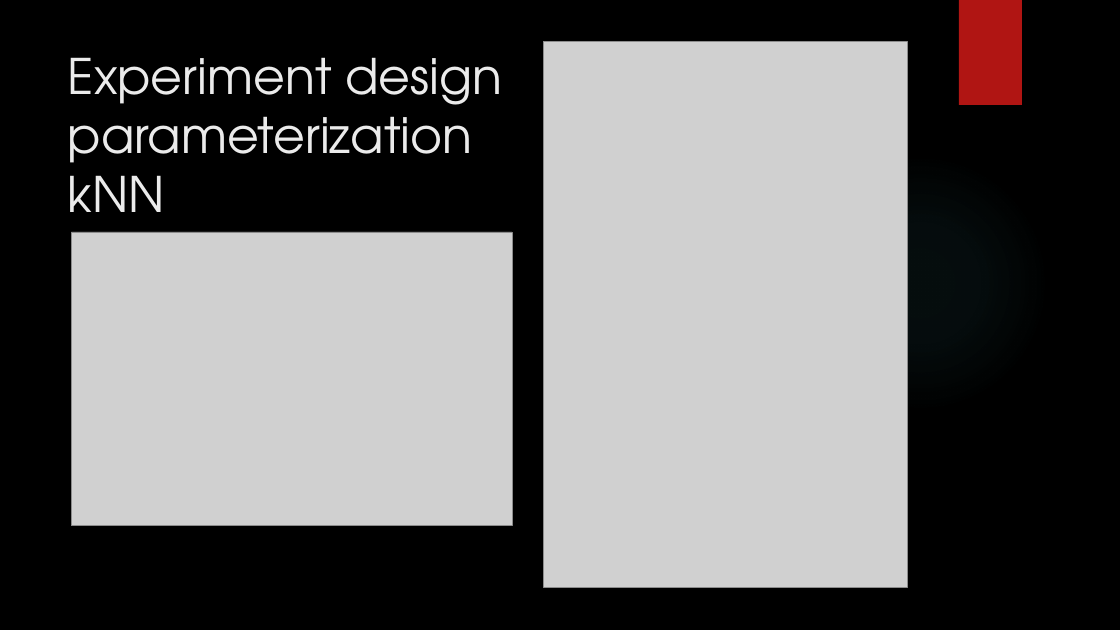
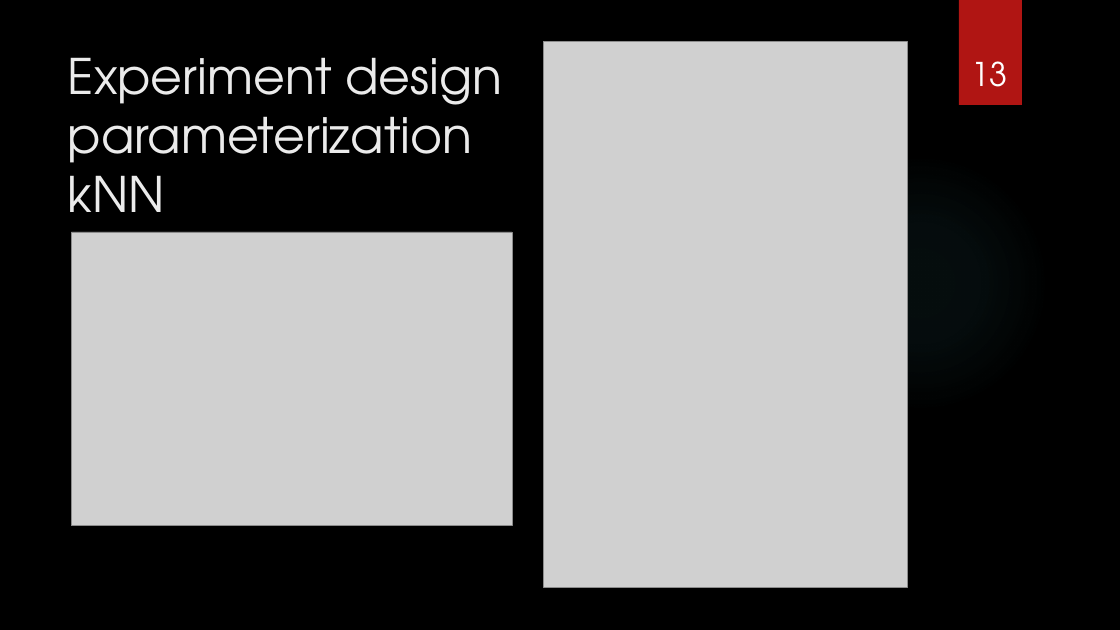
Before and after one commit to sana33/CS622-project, a slide deck: slide 13 of CS622_project_presentation.pptx. Drawn at 1120x630 pixels with LibreOffice and Linux fonts; fonts in the diff are those of the drawing; grey boxes stand for pictures; background and template pictures are left out. Boxes give left, top, right and bottom in pixels: in the first picture for what was removed or moved away, otherwise in the second. Text is boxed around its words. In the diff, an @@ line names an element or a change of style, - is before the commit and + after.

```diff
--- a/CS622_project_presentation.pptx
+++ b/CS622_project_presentation.pptx
@@ page number added at box(971, 61, 1007, 87), 28 pt, text #FFFFFF @@
+13
```
Also in this commit, not shown: 17 other slides changed, 1 other file.
